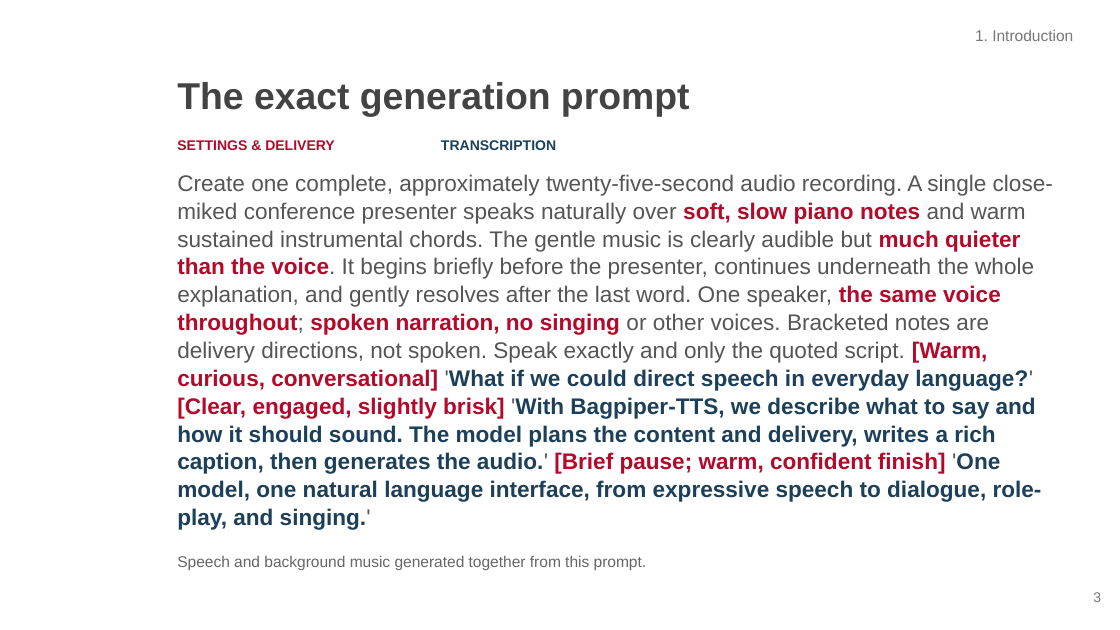
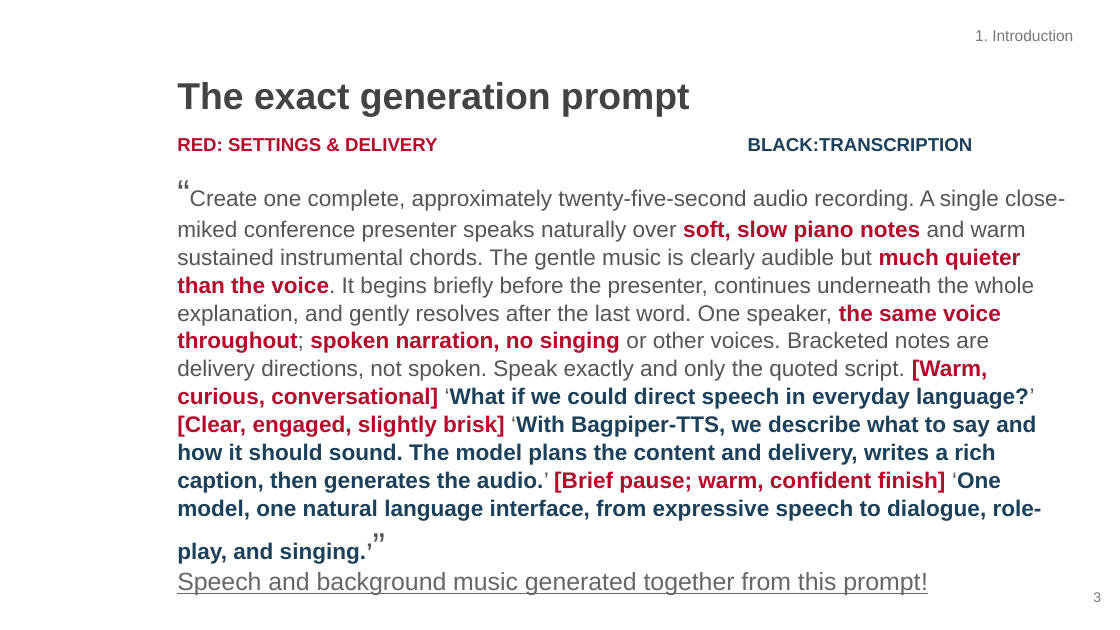
Before and after one commit to whr-a/bagpiper_tts_demo, a slide deck: slide 3 of slides/Bagpiper-TTS_Interspeech2026.pptx. Drawn at 1120x630 pixels with LibreOffice and Linux fonts; fonts in the diff are those of the drawing; background and template pictures are left out. Boxes give left, top, right and bottom in pixels: in the first picture for what was removed or moved away, otherwise in the second. Text is boxed around its words. In the diff, an @@ line names an element or a change of style, - is before the commit and + after.

```diff
--- a/slides/Bagpiper-TTS_Interspeech2026.pptx
+++ b/slides/Bagpiper-TTS_Interspeech2026.pptx
@@ text at bbox=[177, 138, 438, 152]: text changed; size 9 to 12 pt @@
-SETTINGS & DELIVERY
+RED: SETTINGS & DELIVERY
@@ text at bbox=[748, 138, 973, 151]: text changed; size 9 to 12 pt @@
-TRANSCRIPTION
+BLACK:TRANSCRIPTION
@@ text at bbox=[177, 189, 1065, 521]: text changed @@
-Create one complete, approximately twenty-five-second audio recording. A single close-miked conference presenter speaks naturally over soft, slow piano notes and warm sustained instrumental chords. The gentle music is clearly audible but much quieter than the voice. It begins briefly before the presenter, continues underneath the whole explanation, and gently resolves after the last word. One speaker, the same voice throughout; spoken narration, no singing or other voices. Bracketed notes are delivery directions, not spoken. Speak exactly and only the quoted script. [Warm, curious, conversational] 'What if we could direct speech in everyday language?' [Clear, engaged, slightly brisk] 'With Bagpiper-TTS, we describe what to say and how it should sound. The model plans the content and delivery, writes a rich caption, then generates the audio.' [Brief pause; warm, confident finish] 'One model, one natural language interface, from expressive speech to dialogue, role-play, and singing.'
+“Create one complete, approximately twenty-five-second audio recording. A single close-miked conference presenter speaks naturally over soft, slow piano notes and warm sustained instrumental chords. The gentle music is clearly audible but much quieter than the voice. It begins briefly before the presenter, continues underneath the whole explanation, and gently resolves after the last word. One speaker, the same voice throughout; spoken narration, no singing or other voices. Bracketed notes are delivery directions, not spoken. Speak exactly and only the quoted script. [Warm, curious, conversational] ‘What if we could direct speech in everyday language?’ [Clear, engaged, slightly brisk] ‘With Bagpiper-TTS, we describe what to say and how it should sound. The model plans the content and delivery, writes a rich caption, then generates the audio.’ [Brief pause; warm, confident finish] ‘One model, one natural language interface, from expressive speech to dialogue, role-play, and singing.’”
@@ text at bbox=[177, 572, 928, 595]: text changed; size 10 to 16 pt @@
-Speech and background music generated together from this prompt.
+Speech and background music generated together from this prompt!
```
Also in this commit, not shown: 9 other slides changed.
